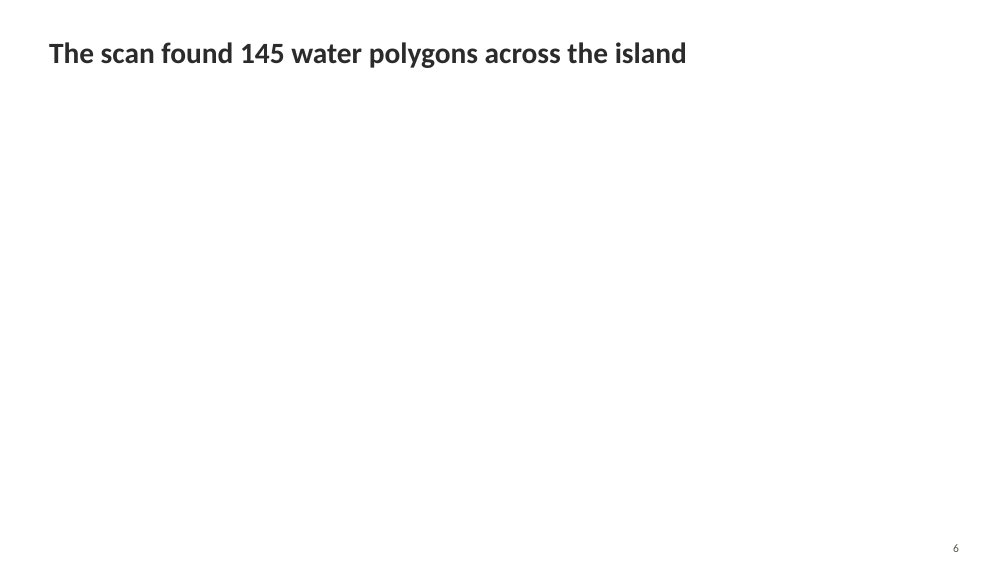
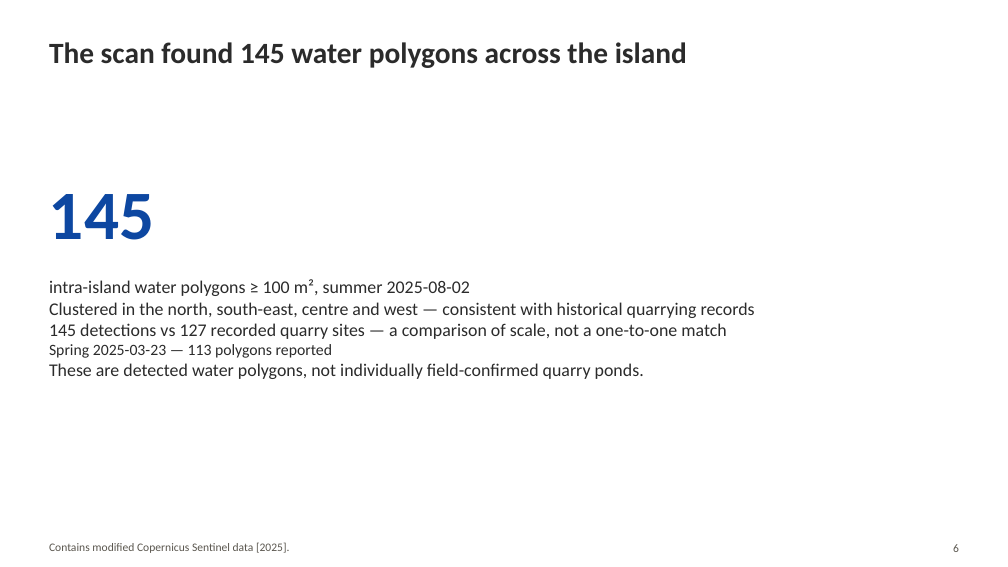
Before and after one commit to mopinfish/geo-laboratory, a slide deck: slide 6 of docs/presentations/exp002_kitagi_foss4g2026_presentation.pptx. Drawn at 1008x567 pixels with LibreOffice and Linux fonts; fonts in the diff are those of the drawing. Boxes give left, top, right and bottom in pixels: in the first picture for what was removed or moved away, otherwise in the second. Text is boxed around its words. In the diff, an @@ line names an element or a change of style, - is before the commit and + after.

```diff
--- a/docs/presentations/exp002_kitagi_foss4g2026_presentation.pptx
+++ b/docs/presentations/exp002_kitagi_foss4g2026_presentation.pptx
@@ text added at <box>49,194,154,240</box>, 66 pt, text #0D47A1, bold @@
+145
@@ text added at <box>49,279,755,379</box>, 17 pt, text #2B2B2B @@
+intra-island water polygons ≥ 100 m², summer 2025-08-02
+Clustered in the north, south-east, centre and west — consistent with historical quarrying records
+145 detections vs 127 recorded quarry sites — a comparison of scale, not a one-to-one match
+Spring 2025-03-23 — 113 polygons reported
+These are detected water polygons, not individually field-confirmed quarry ponds.
@@ text added at <box>49,542,289,553</box>, 11 pt, text #5A564E @@
+Contains modified Copernicus Sentinel data [2025].
```
Also in this commit, not shown: 11 other slides changed, 2 other files.
